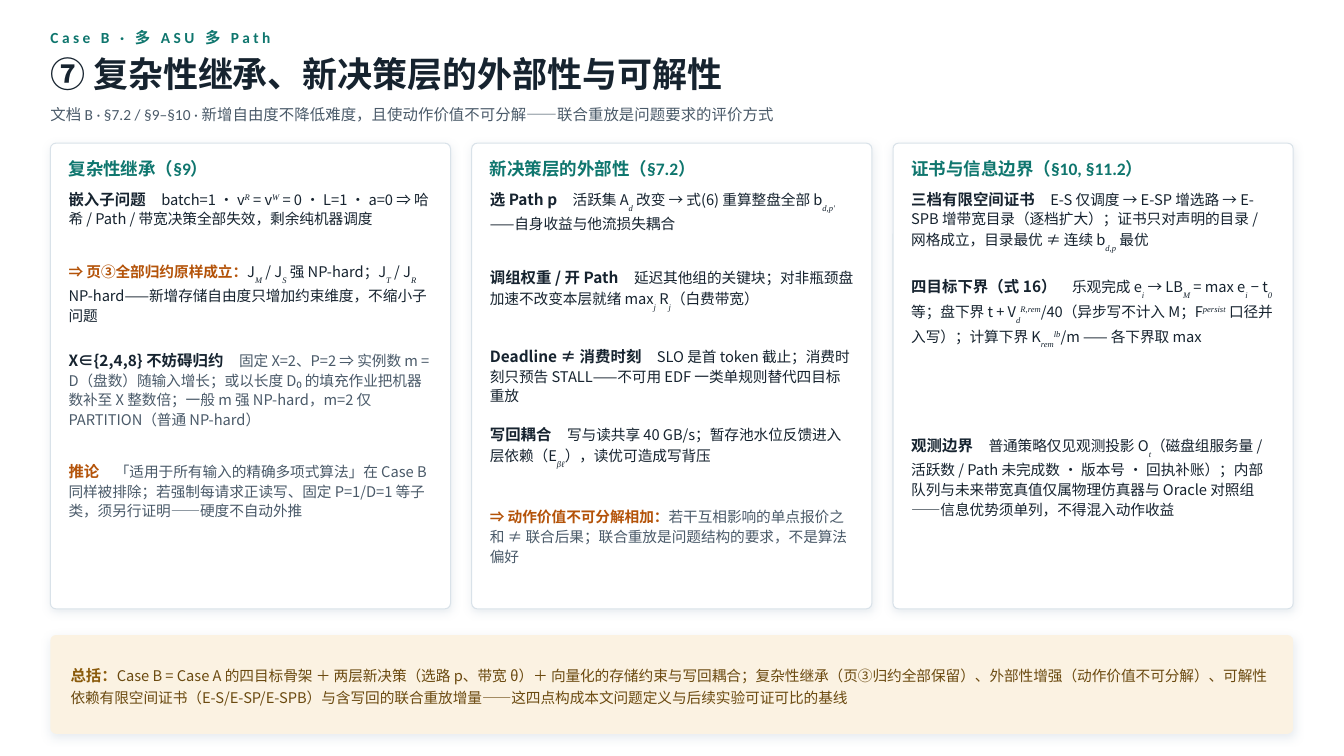
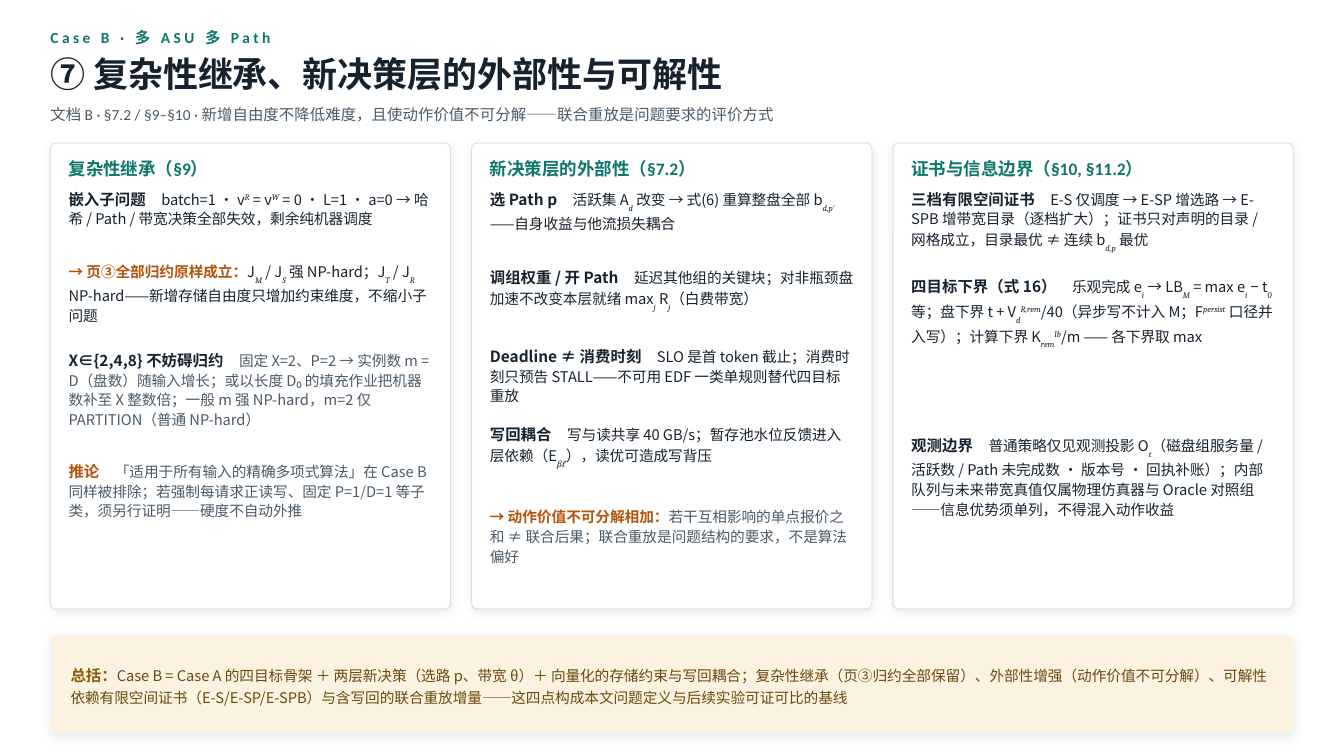
Before and after one commit to QiliangLi/status_aware_network, a slide deck: slide 7 of 共享KV调度形式化分析汇总PPT-20260917.pptx. Drawn at 1344x756 pixels with LibreOffice and Linux fonts; fonts in the diff are those of the drawing. Boxes give left, top, right and bottom in pixels: in the first picture for what was removed or moved away, otherwise in the second. Text is boxed around its words. In the diff, an @@ line names an element or a change of style, - is before the commit and + after.

Commit message:
fix: PPT/PDF 更换为 Windows 安全字体，修复跨平台乱码
- 中文 PingFang SC（macOS 专属）→ Microsoft YaHei（Windows 原生、Office for Mac 自带）
- 公式 Times New Roman → Cambria（经 cmap 审计全覆盖：∅∈⇒⇐∝≢①-⑦ 等符号 TNR 均缺失，Windows 无系统回退保障）
- 每个 run 显式注入 <a:ea> 东亚字体声明，中文字形不再依赖查看端主题回退
- 句中 ⇒/≢ 替换为 →/≠（雅黑可用集），证明方向标记 ⇐/⇒ 改走 Cambria run
- 缺字审计（逐字符 cmap 核对）+ 溢出复查 + 视觉抽查全部通过

```diff
--- a/共享KV调度形式化分析汇总PPT-20260917.pptx
+++ b/共享KV调度形式化分析汇总PPT-20260917.pptx
@@ text at box(69, 192, 429, 226): text changed @@
-嵌入子问题 batch=1 · vR = vW = 0 · L=1 · a=0 ⇒ 哈希 / Path / 带宽决策全部失效，剩余纯机器调度
+嵌入子问题 batch=1 · vR = vW = 0 · L=1 · a=0 → 哈希 / Path / 带宽决策全部失效，剩余纯机器调度
@@ text "选 Path p 活跃集 Ad ..." at box(490, 192, 675, 230): font Times New Roman to Cambria in "Ad bd,p′——自身收益与他流损失耦合" @@
@@ text "三档有限空间证书 E-S 仅调度 → E-SP ..." at box(911, 192, 1254, 253): font Times New Roman to Cambria in "bd,p" @@
@@ text at box(69, 264, 427, 322): text changed @@
-⇒ 页③全部归约原样成立：JM / JS 强 NP-hard；JT / JR NP-hard——新增存储自由度只增加约束维度，不缩小子问题
+→ 页③全部归约原样成立：JM / JS 强 NP-hard；JT / JR NP-hard——新增存储自由度只增加约束维度，不缩小子问题
@@ text "调组权重 / 开 Path 延迟其他组的关键块；对非瓶颈盘加速不改变本层就绪 ..." at box(490, 270, 853, 306): font Times New Roman to Cambria in "maxj Rj（白费带宽）" @@
@@ text "四目标下界（式 16） 乐观完成 ei → ..." at box(911, 279, 1273, 345): font Times New Roman to Cambria in "ei LBM ei t0 VdR,rem/40（异步写不计入 M；Fpersist Kremlb/m" @@
@@ text at box(69, 353, 422, 427): text changed @@
-X∈{2,4,8} 不妨碍归约 固定 X=2、P=2 ⇒ 实例数 m = D（盘数）随输入增长；或以长度 D₀ 的填充作业把机器数补至 X 整数倍；一般 m 强 NP-hard，m=2 仅 PARTITION（普通 NP-hard）
+X∈{2,4,8} 不妨碍归约 固定 X=2、P=2 → 实例数 m = D（盘数）随输入增长；或以长度 D₀ 的填充作业把机器数补至 X 整数倍；一般 m 强 NP-hard，m=2 仅 PARTITION（普通 NP-hard）
@@ text "写回耦合 写与读共享 40 GB/s；暂存池水位反馈进入层依赖（Eβℓ），读优可造成写背压" at box(490, 427, 841, 463): font Times New Roman to Cambria in "GB/s；暂存池水位反馈进入层依赖（Eβℓ），读优可造成写背压" @@
@@ text "观测边界 普通策略仅见观测投影 Ot（磁盘组服务量 / 活跃数 ..." at box(911, 438, 1263, 517): font Times New Roman to Cambria in "Ot（磁盘组服务量" @@
@@ text at box(490, 509, 847, 563): text changed @@
-⇒ 动作价值不可分解相加：若干互相影响的单点报价之和 ≠ 联合后果；联合重放是问题结构的要求，不是算法偏好
+→ 动作价值不可分解相加：若干互相影响的单点报价之和 ≠ 联合后果；联合重放是问题结构的要求，不是算法偏好
```
Also in this commit, not shown: 6 other slides changed, 1 other file.
